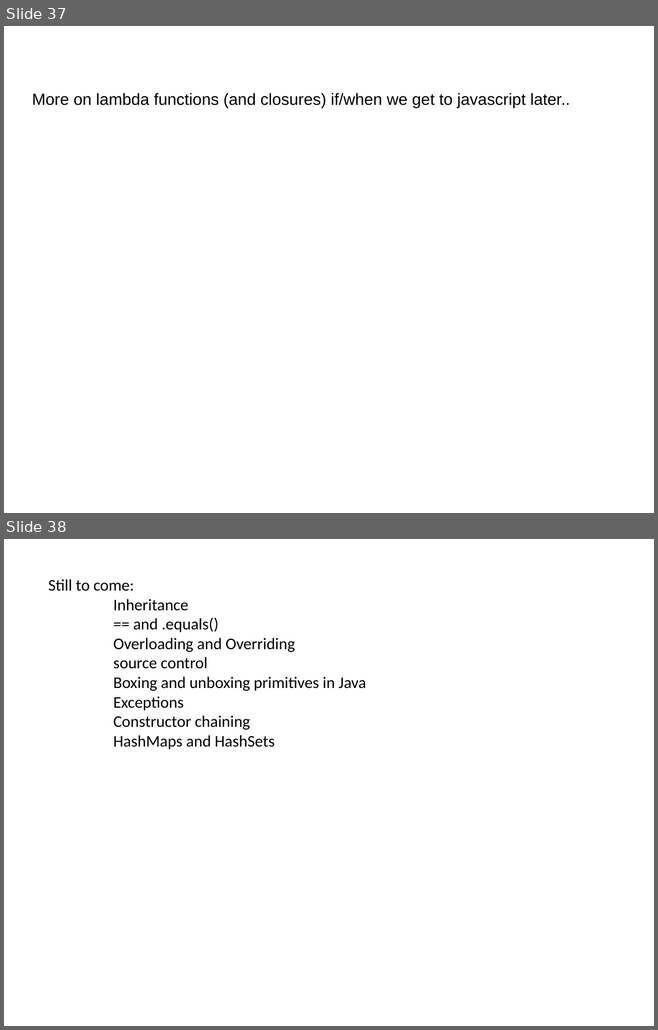
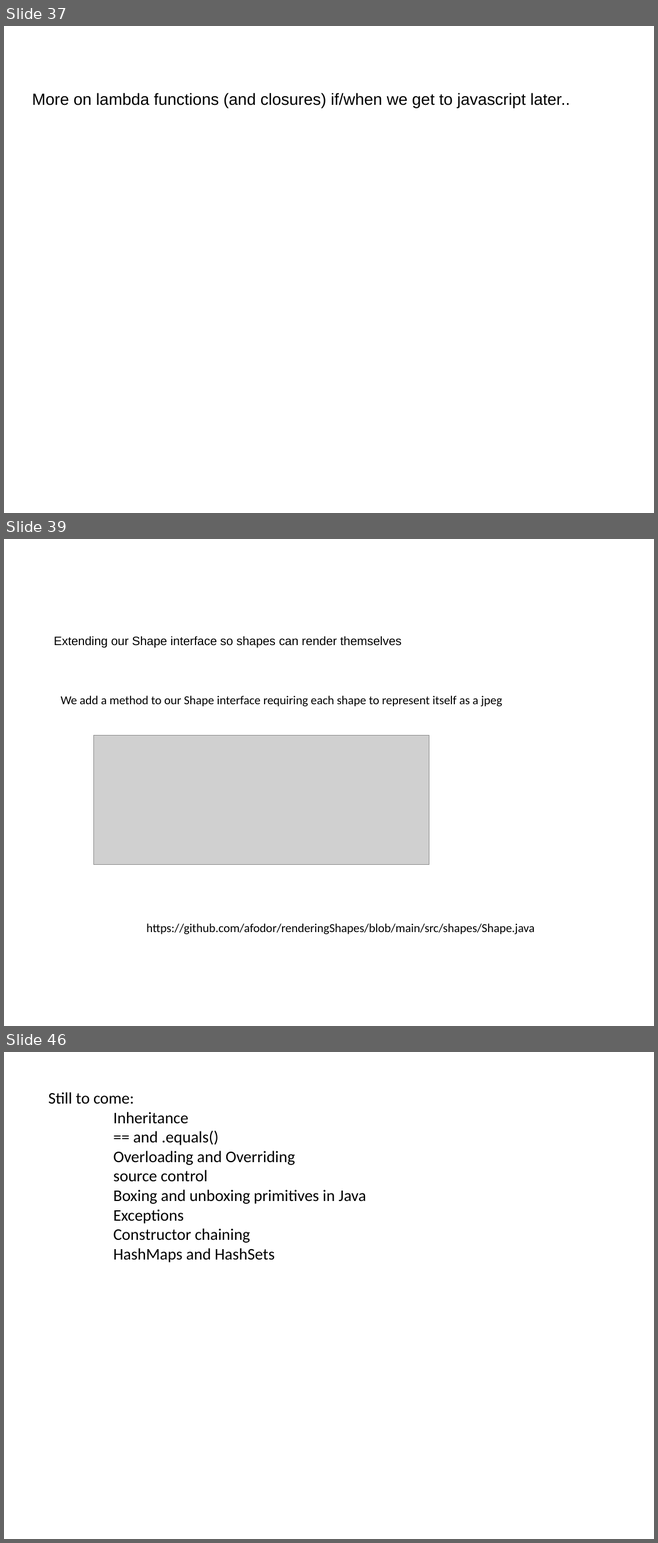
Before and after one commit to fodorclasses/fodorclasses.github.io, a slide deck: classes/prog2024/Prog3-Lecture07.pptx. Shown one above the other, each under a label of ours: slides 37 and 38 before the commit, slides 37, 39 and 46 after it; the slides between them are not shown. The pictures are 658x1030 and 658x1543 pixels, drawn with LibreOffice and Linux fonts; fonts in the diff are those of the drawing; grey boxes stand for pictures. Boxes give left, top, right and bottom in pixels: in the first picture for what was removed or moved away, otherwise in the second. Text is boxed around its words. In the diff, an @@ line names an element or a change of style, - is before the commit and + after.

Commit message:
extend lecture 7

```diff
--- a/classes/prog2024/Prog3-Lecture07.pptx
+++ b/classes/prog2024/Prog3-Lecture07.pptx
@@ slide 39 added at <box>4,539,654,1026</box>, background #FFFFFF @@
@@ text added at <box>54,636,401,647</box>, 13.5 pt, text #000000 @@
+Extending our Shape interface so shapes can render themselves
@@ text added at <box>61,696,502,707</box>, 13.5 pt, text #000000 @@
+We add a method to our Shape interface requiring each shape to represent itself as a jpeg
@@ picture added at <box>94,735,429,864</box> @@
@@ text added at <box>146,924,534,935</box>, 13.5 pt, text #000000 @@
+https://github.com/afodor/renderingShapes/blob/main/src/shapes/Shape.java
@@ what was slide 38 is now slide 46 @@
```
Also in this commit, not shown: 2 slides changed, 7 other slides added, 1 other file.
